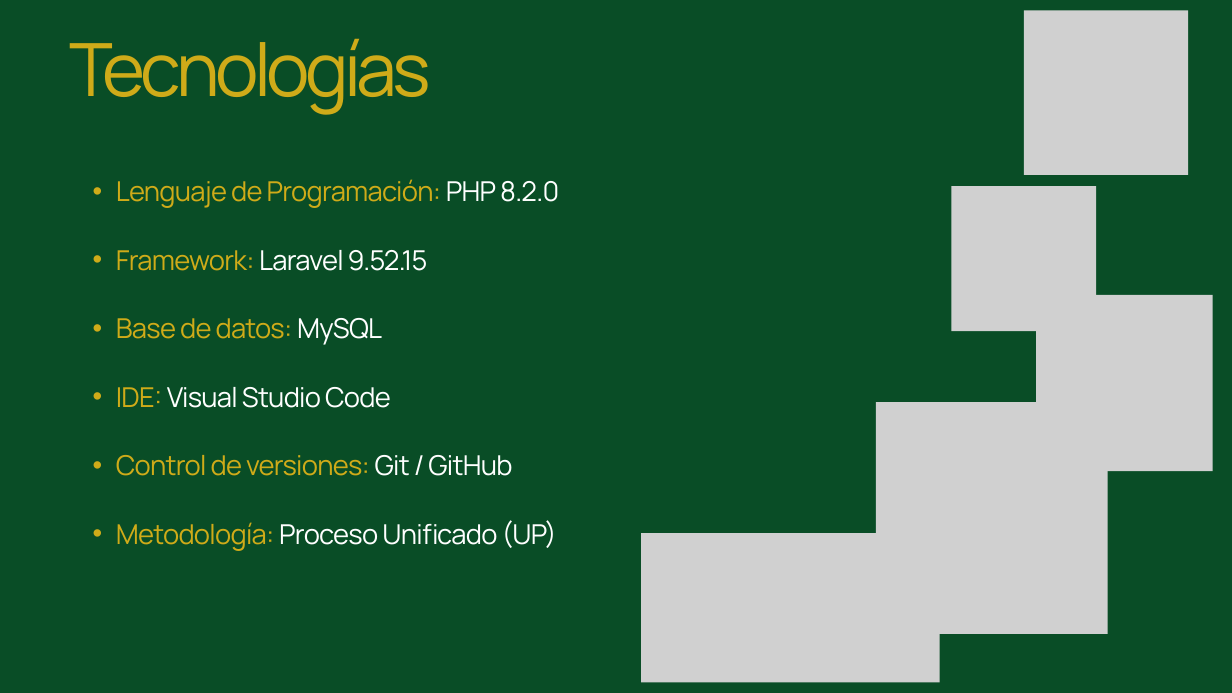
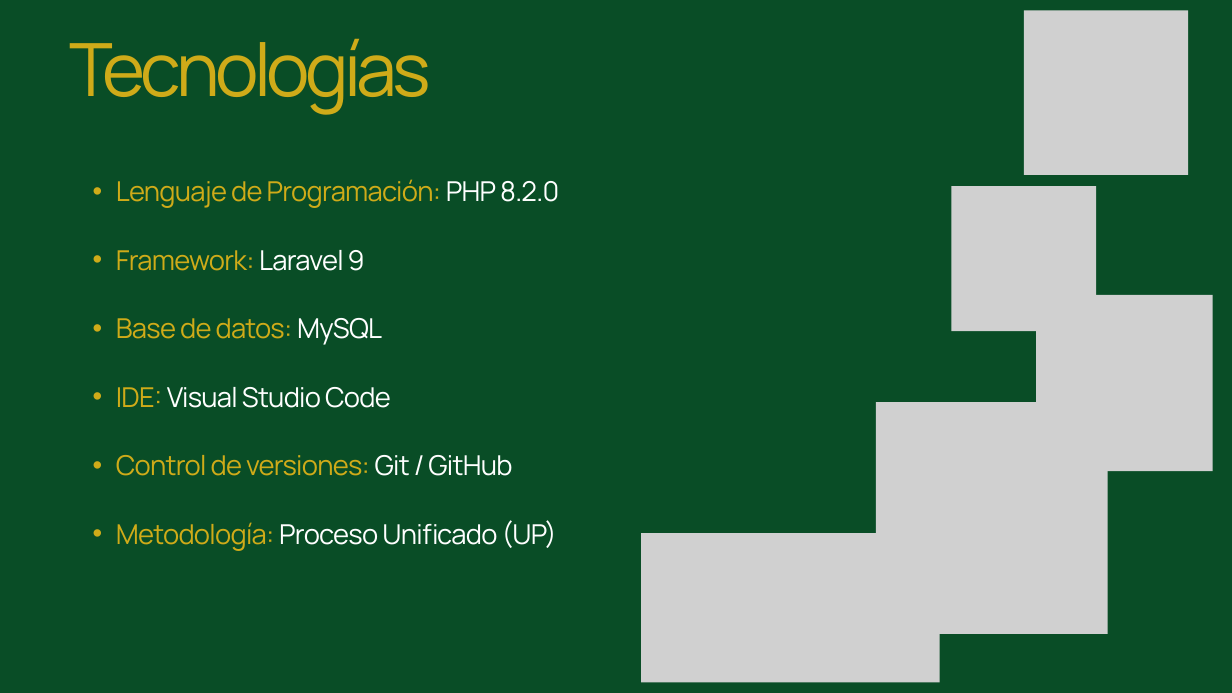
Before and after one commit to MarianoIvasiuta26/trabajo_final-nutrisoft, a slide deck: slide 8 of docs/NutriSoft - Proyecto Final.pptx. Drawn at 1232x693 pixels with LibreOffice and Linux fonts; fonts in the diff are those of the drawing; grey boxes stand for pictures. Boxes give left, top, right and bottom in pixels: in the first picture for what was removed or moved away, otherwise in the second. Text is boxed around its words. In the diff, an @@ line names an element or a change of style, - is before the commit and + after.

```diff
--- a/docs/NutriSoft - Proyecto Final.pptx
+++ b/docs/NutriSoft - Proyecto Final.pptx
@@ text at bbox=[116, 250, 365, 271]: text changed; text colour #FFFFFF to #CFAB19 @@
-  • Framework: Laravel 9.52.15
+  • Framework: Laravel 9
```
Also in this commit, not shown: 2 other slides changed, 2 other files.
